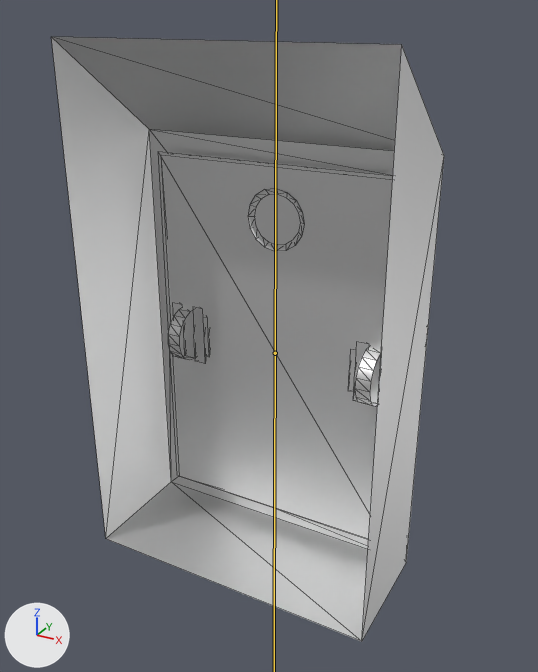
An edit to the FBX model Framework/Client/Bin/Resources/Models/Map/Prop/Gimmick/sm42/sm42_162_shutterlever01a_Anim.fbx, drawn before and after from the same camera.
The view is the same before and after, from a 50 mm camera at (0.385, -0.716, 1.779) aimed at (-0.005, -0.007, 1.424). Every picture has the same lights, and +X, +Y and +Z are marked at lower left. The bones that bend it are drawn over the model as lines. Mesh edges are drawn as thin lines.

The first picture shows 'LOD_1_Group_0_Sub_2__sm42_162_ShutterLever01A_A_Mat'.
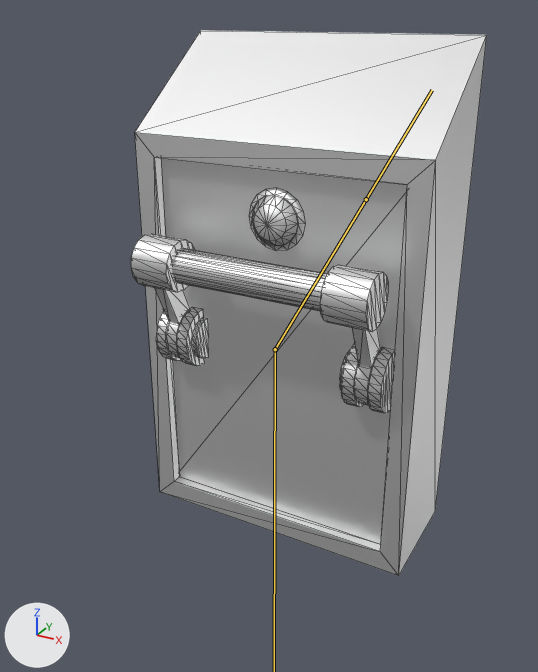
The newer file adds an action. The first version stands in its rest pose; the second is drawn at frame 1 of the action 'root|root|root|Lever_Down'.

The change in detail:
Object 'root' (bone_rig_object) turns from (90, 0, -180) to (90, 0, 0) degrees about its own x, y and z.
Bone '_01' (bone_01) turns from (0, 0, 0) to (-65, 0, 0) degrees about its own x, y and z.

Changed parts and their boxes (x1, y1, x2, y2) in the pictures (538 x 672 px):
'LOD_1_Group_0_Sub_2__sm42_162_ShutterLever01A_A_Mat', posed (10% narrower, 10% shorter): before (51, 37, 444, 641); after (135, 30, 487, 576)
'LOD_1_Group_0_Sub_2__sm42_162_ShutterLever01A_A_Mat.001', now drawn: after (131, 234, 388, 405)
